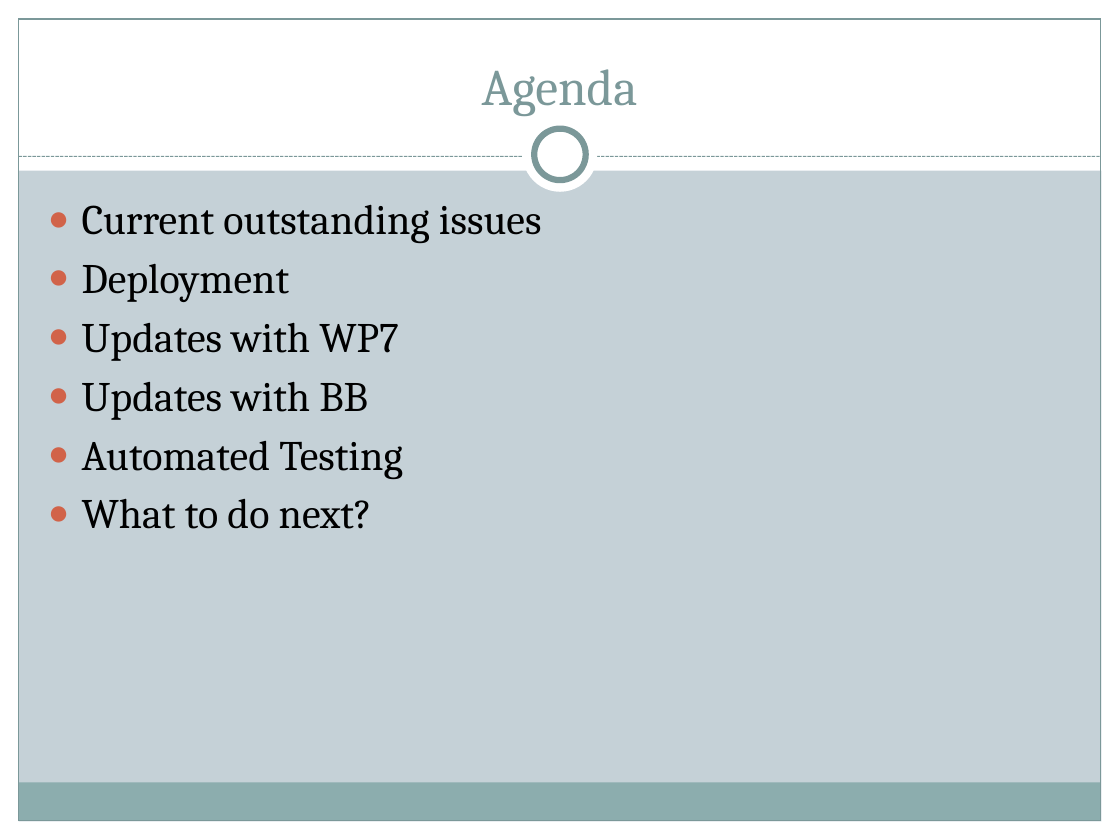
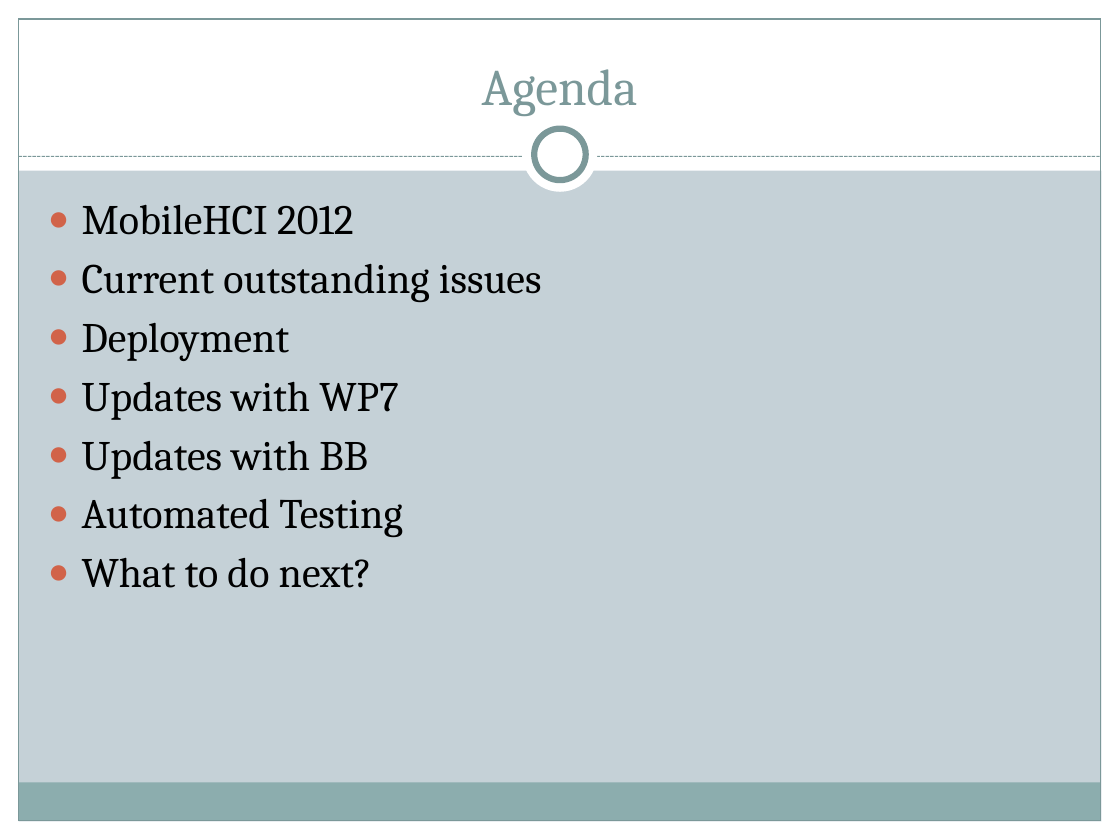
Before and after one commit to vpham21/ohmage-beta3, a slide deck: slide 2 of doc/Presentations/Progress Report.pptx. Drawn at 1120x840 pixels with LibreOffice and Linux fonts; fonts in the diff are those of the drawing. Boxes give left, top, right and bottom in pixels: in the first picture for what was removed or moved away, otherwise in the second. Text is boxed around its words. In the diff, an @@ line names an element or a change of style, - is before the commit and + after.

```diff
--- a/doc/Presentations/Progress Report.pptx
+++ b/doc/Presentations/Progress Report.pptx
@@ text at bbox=[82, 204, 354, 235]: paragraph added @@
+● MobileHCI 2012
```
Also in this commit, not shown: 4 other slides changed, 2 slides added.
